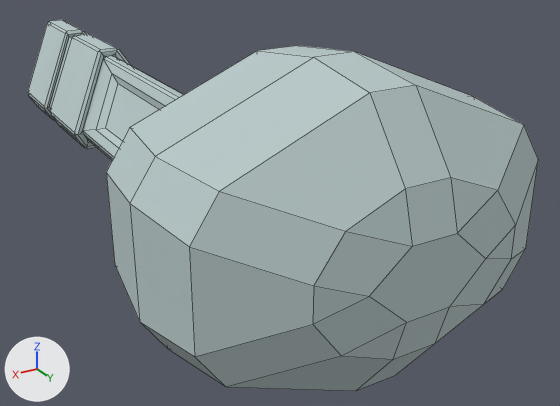
What one commit did to the OBJ model Assets/MaSine/Models/cannon.obj.
One viewpoint serves both versions: a camera (50 mm lens) standing at (1.13, 1.61, 0.96) and looking at (-0.29, -0.75, -0.22). The axes (+X, +Y, +Z) are drawn at lower left. The lights are the same throughout. Mesh edges are drawn as thin lines. Where no turn or scale is listed for an object, it has been applied to the vertices.

Names of what the first picture shows: 'cannon'.
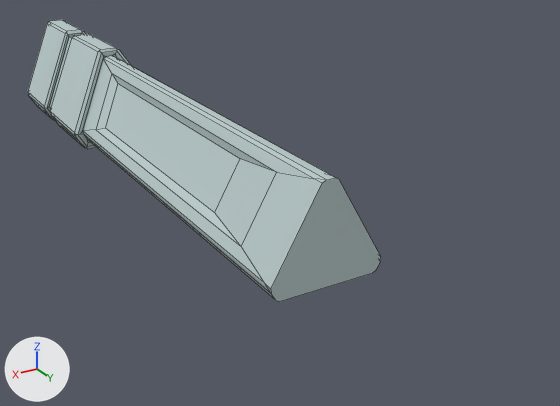
Pixel boxes (x1, y1, x2, y2) of what changed, in the pictures (560 x 406 px):
'cannon', reshaped (31% narrower, 24% shorter): before (28, 20, 538, 391); after (28, 20, 381, 302)
part 1 of me_cannon, deleted: before (106, 45, 538, 391)

What the commit changed:
me_cannon is used by ob_cannon; location (0.0, 0.0, 0.0).
me_cannon had 230 vertices, 215 faces and spanned x -0.57..0.57, y -2.57..0.42, z -0.36..0.53.
me_cannon now has 164 vertices, 142 faces and spans x -0.23..0.23, y -2.57..0.0, z -0.18..0.23.
Part 1, on me_cannon:
66 vertices are removed from x -0.57..0.57, y -0.37..0.42, z -0.36..0.53.
73 faces are deleted.
